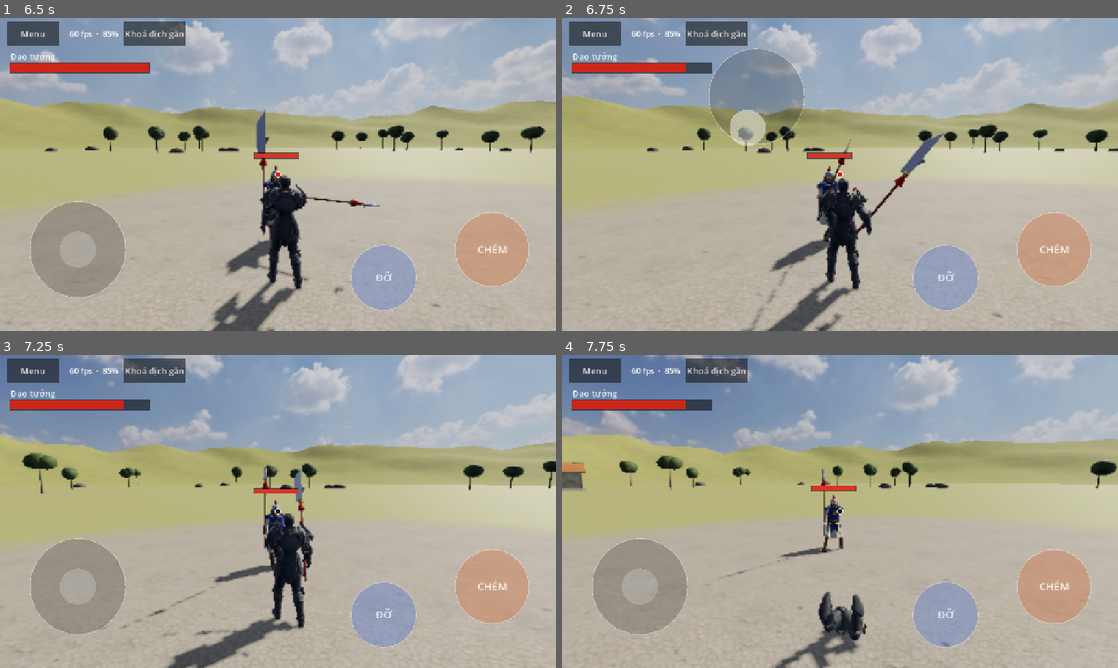
Above: before the commit, frames 1-4 (two rows, left to right).
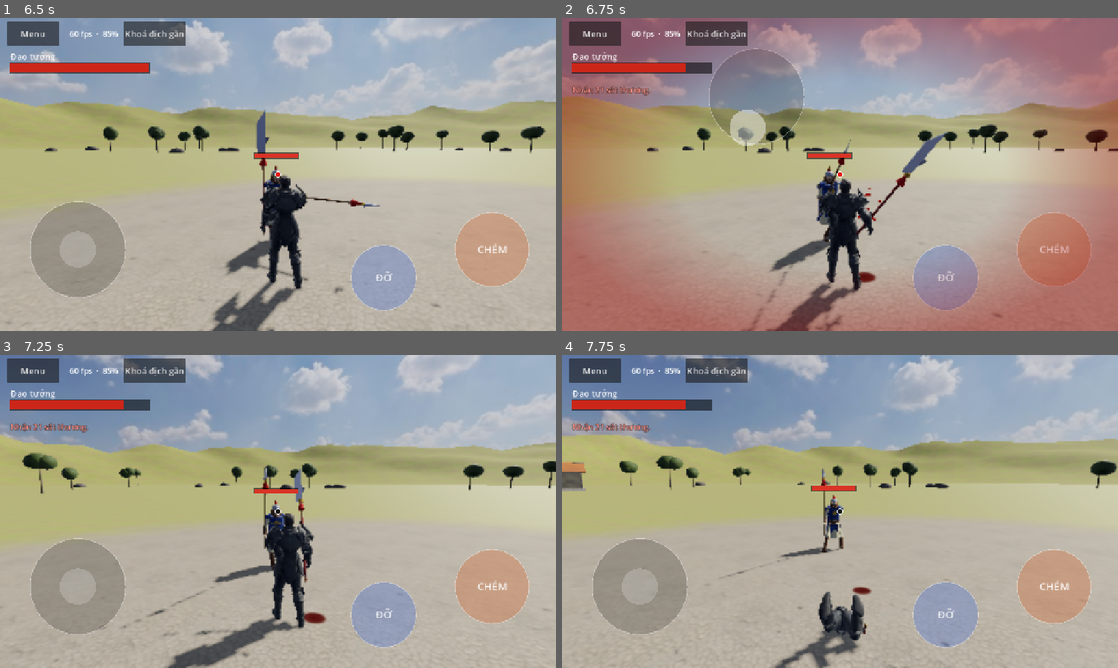
Above: after the commit, the same moments.

Repository: quanace11/MountBladeMobile
Game: Godot game, scene res://scenes/match.tscn
Two runs of this game, one before a commit and one after it. Both use one fixed random seed, a clock stepped at 60 frames per second and the inputs below. This scene is started directly instead of the project's main scene.
Inputs (mouse positions are in pixels of both pictures, inside the frame that each line leads up to):
- Up to frame 1 (6.5 s): click "Tự xoay" at 0.5 s; move the mouse to (400, 158) at 1.27 s; hold Right 1.28-2 s; tap I at 1.35, 5.85 s; click (400, 158) at 1.42 s; tap Space at 1.52, 4.52 s; drag from (166, 190) to (250, 237) at 2.02 s; move the mouse to (333, 105) at 2.77 s; hold Right 2.78-3.5 s; tap J at 2.85 s; drag from (250, 237) to (111, 127) at 3.52 s; move the mouse to (444, 221) at 4.27 s; hold Left 4.28-5 s; hold Q 4.28-5 s; drag from (111, 127) to (194, 96) at 5.02 s; move the mouse to (305, 174) at 5.77 s; hold Down from 5.78 s (still down); click (305, 174) at 5.92 s
- Up to frame 2 (6.75 s): release Down at 6.5 s; drag from (756, 96) to (728, 190) at 6.52 s
- Up to frame 3 (7.25 s): no input
- Up to frame 4 (7.75 s): move the mouse to (962, 495) at 7.27 s; hold Up from 7.28 s (still down); tap J at 7.35 s; tap Space at 7.52 s

Frame 1 is identical in both runs. In frame 2, 54% of the frame differs, in the area x 0-100%, y 0-100%; in frame 3, 0.4%; in frame 4, 0.3%.

Commit message:
Hiệu ứng bị thương, bị giết kiểu Mount & Blade 2
- Trúng đòn: thân trên giật theo hướng lưỡi vũ khí, người xô lùi nửa bước rồi
  hồi lại; máu phụt theo hướng chém, nhiều theo sát thương, vệt máu trên đất.
- Chết: khuỵu gối rồi đổ theo hướng đòn, nảy nhẹ khi chạm đất; vũ khí văng
  khỏi tay rơi xuống nằm trên đất; vũng máu loang dần dưới xác.
- Âm thanh tạo bằng code: tiếng rên khi trúng (3 kiểu), tiếng hét khi chết,
  tiếng thân và giáp ngã xuống đất.
- HUD: viền đỏ khi người chơi trúng đòn, viền đỏ mờ khi máu dưới 35%; dòng
  báo sát thương gây/nhận và ai hạ ai như Bannerlord; bảng kết thúc hiện sau
  2,5 giây.

Co-Authored-By: Claude Opus 5.5 <noreply@anthropic.com>
Claude-Session: https://claude.ai/code/session_01QffKCiTfakvzQeGmkV1Yqv

Diff:
--- a/src/audio/audio_director.gd
+++ b/src/audio/audio_director.gd
@@ -10,6 +10,8 @@
 var _guard_break: AudioStream
 var _hit: AudioStream
 var _death: AudioStream
+var _grunts: Array[AudioStream] = []
+var _fall: AudioStream
 var _players: Array[AudioStreamPlayer] = []
 var _next := 0
 
@@ -26,7 +28,11 @@
 	_parry = cfg.parry if cfg.parry else SfxSynth.clang(1250.0, 0.45, 7)
 	_guard_break = cfg.block if cfg.block else SfxSynth.clang(520.0, 0.3, 11)
 	_hit = cfg.hit if cfg.hit else SfxSynth.thud()
-	_death = cfg.death if cfg.death else _hit
+	_death = cfg.death if cfg.death else SfxSynth.voice(330.0, 120.0, 0.85, 700.0, 1150.0, 9)
+	# Vài tiếng rên khác nhau để không lặp đều.
+	for k in 3:
+		_grunts.append(SfxSynth.voice(190.0 + 25.0 * k, 120.0 + 10.0 * k, 0.24 + 0.04 * k, 520.0 + 60.0 * k, 1000.0, 6 + k))
+	_fall = SfxSynth.body_fall()
 	EventBus.sim_event.connect(_on_event)
 
 
@@ -44,8 +50,13 @@
 		&"blocked": _play(_block)
 		&"parried": _play(_parry, 2.0)
 		&"guard_broken": _play(_guard_break, 2.0)
-		&"hit": _play(_hit)
-		&"died": _play(_death, 0.0, 0.7)
+		&"hit":
+			_play(_hit)
+			_play(_grunts[randi() % _grunts.size()], -5.0)
+		&"died":
+			_play(_death, -2.0)
+			# Thân chạm đất sau khi khuỵu và đổ.
+			get_tree().create_timer(0.75).timeout.connect(_play.bind(_fall, 0.0, 1.0))
 
 
 func _play(stream: AudioStream, gain_db: float = 0.0, pitch: float = 1.0) -> void:
--- a/src/audio/sfx_synth.gd
+++ b/src/audio/sfx_synth.gd
@@ -50,6 +50,60 @@
 	return _to_wav(data, 0.85)
 
 
+## Tiếng người: chuỗi xung thanh môn (cao độ f0 trượt từ f_start xuống f_end), lọc qua hai
+## formant để thành nguyên âm "ư/a", thêm hơi thở. Dùng cho tiếng rên khi trúng đòn và tiếng hét khi chết.
+static func voice(f_start: float, f_end: float, dur: float, f1: float, f2: float, seed: int = 4) -> AudioStreamWAV:
+	var rng := RandomNumberGenerator.new()
+	rng.seed = seed
+	var n := int(RATE * dur)
+	var data := PackedFloat32Array()
+	data.resize(n)
+	var phase := 0.0
+	var r1 := [0.0, 0.0]
+	var r2 := [0.0, 0.0]
+	var c1 := _resonator(f1, 90.0)
+	var c2 := _resonator(f2, 120.0)
+	for i in n:
+		var x := float(i) / n
+		var f0 := lerpf(f_start, f_end, x * x) * (1.0 + 0.02 * sin(TAU * 5.5 * x * dur))
+		phase = fmod(phase + f0 / RATE, 1.0)
+		# Xung thanh môn: dốc lên rồi tắt nhanh, giàu hoạ âm như dây thanh.
+		var src := (1.0 - phase) * (1.0 - phase) - 0.33 + rng.randf_range(-0.25, 0.25)
+		var y1: float = src + c1[0] * r1[0] + c1[1] * r1[1]
+		r1[1] = r1[0]; r1[0] = y1
+		var y2: float = src + c2[0] * r2[0] + c2[1] * r2[1]
+		r2[1] = r2[0]; r2[0] = y2
+		var env := minf(1.0, x * dur / 0.02) * pow(1.0 - x, 1.5)
+		data[i] = (y1 + 0.6 * y2) * env
+	return _to_wav(data, 0.7)
+
+
+static func _resonator(f: float, bw: float) -> Array:
+	var r := exp(-PI * bw / RATE)
+	return [2.0 * r * cos(TAU * f / RATE), -r * r]
+
+
+## Thân người ngã xuống đất: tiếng đục trầm, giáp lá va lách cách.
+static func body_fall(seed: int = 5) -> AudioStreamWAV:
+	var rng := RandomNumberGenerator.new()
+	rng.seed = seed
+	var n := int(RATE * 0.5)
+	var data := PackedFloat32Array()
+	data.resize(n)
+	var lp := 0.0
+	var rattles := [0.0, 0.035, 0.07, 0.12]
+	for i in n:
+		var t := float(i) / RATE
+		lp += (rng.randf_range(-1, 1) - lp) * 0.08
+		var v := sin(TAU * 58.0 * t) * exp(-t / 0.09) * 1.4 + lp * 3.0 * exp(-t / 0.06)
+		for k in rattles.size():
+			var dt: float = t - rattles[k]
+			if dt >= 0.0:
+				v += 0.25 * sin(TAU * (1900.0 + 400.0 * k) * dt) * exp(-dt / 0.015)
+		data[i] = v
+	return _to_wav(data, 0.9)
+
+
 ## Vung vũ khí: nhiễu lọc, to dần rồi nhỏ dần, tần số quét lên rồi xuống.
 static func whoosh(seed: int = 3) -> AudioStreamWAV:
 	var rng := RandomNumberGenerator.new()
--- a/src/core/match_runner.gd
+++ b/src/core/match_runner.gd
@@ -156,11 +156,39 @@
 			(views[e["target"]] as FighterView).jolt(1.6)
 			_shake_if_player(e, ConfigDB.game.camera_shake_hit)
 		&"hit":
-			vfx.blood(_contact_point(e))
-			(views[e["target"]] as FighterView).flash()
+			var blow := _blow_dir(e["id"], e["target"], int(e["dir"]))
+			var strength := clampf(float(e.get("damage", 30.0)) / 30.0, 0.5, 2.0)
+			vfx.blood(_contact_point(e), blow, strength)
+			var tv := views[e["target"]] as FighterView
+			tv.flash()
+			tv.hit_react(blow, strength)
 			_shake_if_player(e, ConfigDB.game.camera_shake_hit)
+		&"died":
+			var by: int = e.get("by", -1)
+			var dead := sim.state.get_fighter(e["id"])
+			var killer := sim.state.get_fighter(by)
+			var blow := _blow_dir(by, e["id"], killer.attack_dir if killer else Dir.UP) if killer else Vector3.BACK
+			(views[e["id"]] as FighterView).die(blow)
+			# Vũng máu loang dần dưới chỗ thân ngã xuống.
+			var at := dead.pos + Vector2(blow.x, blow.z).normalized() * 0.9
+			vfx.splat(at, 1.6, 2.0)
 		&"match_over":
 			EventBus.match_over.emit(e["winner"])
+
+
+## Hướng lưỡi vũ khí đi khi trúng (thế giới): từ người chém về người bị chém; chém ngang thì
+## lệch thêm sang bên mà lưỡi quét tới (chém từ phải quét sang trái của người chém).
+func _blow_dir(attacker_id: int, target_id: int, dir: int) -> Vector3:
+	var a := sim.state.get_fighter(attacker_id)
+	var t := sim.state.get_fighter(target_id)
+	if a == null or t == null:
+		return Vector3.BACK
+	var v := (t.pos - a.pos).normalized()
+	match dir:
+		Dir.RIGHT: v -= a.right() * 0.9
+		Dir.LEFT: v += a.right() * 0.9
+	v = v.normalized()
+	return Vector3(v.x, 0.0, v.y)
 
 
 func _contact_point(e: Dictionary) -> Vector3:
--- a/src/ui/hud.gd
+++ b/src/ui/hud.gd
@@ -13,6 +13,14 @@
 var _end_label: Label
 ## Thanh thể lực nháy đỏ khi bấm chém/lăn mà không đủ thể lực.
 var _stamina_flash := 0.0
+## Viền đỏ khi bị chém trúng; máu thấp thì viền đỏ mờ luôn hiện.
+var _hurt_flash := 0.0
+var _vignette: GradientTexture2D
+## Dòng báo như Bannerlord: "Gây 45 sát thương." dưới thanh máu, "A đã hạ B" ở góc phải trên.
+## Mỗi dòng: [chữ, màu, thời gian còn lại].
+var _damage_log: Array = []
+var _kill_feed: Array = []
+const LOG_TIME := 3.5
 
 
 func setup(p_runner: MatchRunner, p_quality: QualityManager) -> void:
@@ -61,8 +69,33 @@
 
 
 func _on_sim_event(e: Dictionary) -> void:
-	if e["type"] == &"no_stamina" and e["id"] == runner.player_id:
-		_stamina_flash = 1.0
+	var me := runner.player_id
+	match e["type"]:
+		&"no_stamina":
+			if e["id"] == me:
+				_stamina_flash = 1.0
+		&"hit":
+			var dmg := roundi(float(e.get("damage", 0.0)))
+			if e["target"] == me:
+				_hurt_flash = 1.0
+				_push(_damage_log, "Nhận %d sát thương." % dmg, Color(1.0, 0.55, 0.5), 4)
+			elif e["id"] == me:
+				_push(_damage_log, "Gây %d sát thương." % dmg, Color(1.0, 0.95, 0.8), 4)
+		&"died":
+			var by := runner.sim.state.get_fighter(e.get("by", -1))
+			var dead := runner.sim.state.get_fighter(e["id"])
+			if dead == null:
+				return
+			var killer := "?" if by == null else ("Bạn" if by.id == me else by.def.display_name)
+			var victim := "bạn" if dead.id == me else dead.def.display_name
+			var col := Color(0.6, 1.0, 0.6) if by != null and by.team == runner.player().team else Color(1.0, 0.5, 0.45)
+			_push(_kill_feed, "%s đã hạ %s" % [killer, victim], col, 5)
+
+
+func _push(list: Array, text: String, color: Color, keep: int) -> void:
+	list.push_front([text, color, LOG_TIME])
+	if list.size() > keep:
+		list.pop_back()
 
 
 func _button(text: String) -> Button:
@@ -105,7 +138,14 @@
 	box.add_child(menu)
 
 
+## Chờ một lúc cho thấy người cuối cùng ngã xuống rồi mới hiện bảng kết thúc.
+const END_PANEL_DELAY := 2.5
+
+
 func _on_match_over(winner_team: int) -> void:
+	await get_tree().create_timer(END_PANEL_DELAY).timeout
+	if not is_inside_tree():
+		return
 	_end_label.text = "THẮNG!" if winner_team == 0 else "THUA"
 	_end_panel.visible = true
 	_end_panel.reset_size()
@@ -114,6 +154,12 @@
 
 func _process(delta: float) -> void:
 	_stamina_flash = maxf(0.0, _stamina_flash - delta * 2.5)
+	_hurt_flash = maxf(0.0, _hurt_flash - delta * 2.2)
+	for list in [_damage_log, _kill_feed]:
+		for line in list:
+			line[2] -= delta
+		while not list.is_empty() and list.back()[2] <= 0.0:
+			list.pop_back()
 	_fps_label.text = "%d fps  ·  %d%%" % [Engine.get_frames_per_second(), roundi(quality.scale * 100.0)]
 	queue_redraw()
 
@@ -122,6 +168,7 @@
 	if runner == null:
 		return
 	var p := runner.player()
+	_draw_vignette(p)
 	_draw_bar(Vector2(24, 104), Vector2(320, 22), p.hp / p.def.max_hp, Color(0.8, 0.15, 0.1))
 	var stamina := runner.sim.ctx.rules.use_stamina
 	if stamina:
@@ -131,6 +178,8 @@
 	draw_string(_font, Vector2(24, 96), p.def.display_name, HORIZONTAL_ALIGNMENT_LEFT, -1, 20, Color.WHITE)
 
 	_draw_crosshair(p)
+	_draw_log(_damage_log, Vector2(24, 172), HORIZONTAL_ALIGNMENT_LEFT)
+	_draw_log(_kill_feed, Vector2(get_viewport_rect().size.x - 24, 96), HORIZONTAL_ALIGNMENT_RIGHT)
 
 	var cam := get_viewport().get_camera_3d()
 	if cam == null:
@@ -173,3 +222,36 @@
 		Dir.LEFT: pos = c + Vector2(-size.x * 0.2, 0)
 		Dir.RIGHT: pos = c + Vector2(size.x * 0.2, 0)
 	draw_circle(pos, 18, Color(1, 0.2, 0.1, 0.7))
+
+
+## Viền đỏ quanh màn hình: chớp khi bị trúng, mờ mờ khi còn dưới 35% máu.
+func _draw_vignette(p: FighterState) -> void:
+	var low := clampf(1.0 - p.hp / (p.def.max_hp * 0.35), 0.0, 1.0) * 0.45 if p.is_alive() else 0.0
+	var a := maxf(_hurt_flash * 0.85, low)
+	if a <= 0.01:
+		return
+	if _vignette == null:
+		var g := Gradient.new()
+		g.set_color(0, Color(0.6, 0.0, 0.0, 0.0))
+		g.set_color(1, Color(0.6, 0.0, 0.0, 0.9))
+		g.add_point(0.55, Color(0.6, 0.0, 0.0, 0.0))
+		_vignette = GradientTexture2D.new()
+		_vignette.gradient = g
+		_vignette.fill = GradientTexture2D.FILL_RADIAL
+		_vignette.fill_from = Vector2(0.5, 0.5)
+		_vignette.fill_to = Vector2(1.05, 0.5)
+		_vignette.width = 64
+		_vignette.height = 64
+	draw_texture_rect(_vignette, Rect2(Vector2.ZERO, get_viewport_rect().size), false, Color(1, 1, 1, a))
+
+
+## Các dòng báo, dòng mới nhất ở trên, mờ dần trong giây cuối.
+func _draw_log(list: Array, origin: Vector2, align: HorizontalAlignment) -> void:
+	var y := origin.y
+	for line in list:
+		var col: Color = line[1]
+		col.a = clampf(float(line[2]), 0.0, 1.0)
+		var x := origin.x - 420.0 if align == HORIZONTAL_ALIGNMENT_RIGHT else origin.x
+		draw_string_outline(_font, Vector2(x, y), line[0], align, 420.0, 18, 4, Color(0, 0, 0, col.a * 0.7))
+		draw_string(_font, Vector2(x, y), line[0], align, 420.0, 18, col)
+		y += 24.0
--- a/src/view/fighter_view.gd
+++ b/src/view/fighter_view.gd
@@ -61,6 +61,17 @@
 var _run := 0.0
 var _local_vel := Vector2.ZERO
 var _death_t := 0.0
+## Bị chém trúng (như Bannerlord): người giật theo hướng lưỡi vũ khí đi rồi hồi lại.
+## (ngả, xoay, nghiêng) của thân trên (radian) và độ xô của cả người (mét, toạ độ thân).
+var _react := Vector3.ZERO
+var _react_push := Vector3.ZERO
+## Hướng ngã khi chết (toạ độ thân: x phải, z sau).
+var _fall_dir := Vector3(0, 0, 1)
+## Vũ khí rơi khỏi tay khi chết.
+var _dropped: Node3D
+var _drop_vel := Vector3.ZERO
+var _drop_spin := Vector3.ZERO
+var _drop_landed := false
 var _twist := 0.0
 var _lean := 0.0
 
@@ -329,15 +340,18 @@
 	position = Vector3(p.x, 0.0, p.y)
 	rotation.y = lerp_angle(prev_yaw, cur.yaw, alpha)
 
+	var rk := 1.0 - exp(-7.0 * delta)
+	_react = _react.lerp(Vector3.ZERO, rk)
+	_react_push = _react_push.lerp(Vector3.ZERO, rk)
 	if cur.state == S.DEAD:
-		_death_t = minf(1.0, _death_t + delta / maxf(0.01, poses.death_fall_time))
-		_body.rotation.x = lerpf(0.0, deg_to_rad(82.0), ease(_death_t, 0.4))
 		_gait_amount = 0.0
+		_update_gait(cur, delta)
+		_update_death(delta)
 	else:
 		_update_roll(cur, alpha)
 		_update_hand_pose(cur, delta)
 		_update_torso(cur, delta)
-	_update_gait(cur, delta)
+		_update_gait(cur, delta)
 	_update_limbs()
 
 	_jolt = maxf(0.0, _jolt - delta * 6.0)
@@ -351,6 +365,67 @@
 ## Bị chém trúng: giáp chớp sáng.
 func flash() -> void:
 	_flash = 1.0
+
+
+## Bị chém trúng: blow là hướng lưỡi vũ khí đi (toạ độ thế giới). Đòn từ trước thì ngửa ra sau,
+## đòn ngang thì nghiêng, xoay người theo hướng chém, xô lùi nửa bước.
+func hit_react(blow: Vector3, strength: float = 1.0) -> void:
+	var l := global_transform.basis.inverse() * blow
+	l.y = 0.0
+	if l.length() < 0.001:
+		return
+	l = l.normalized()
+	_react = Vector3(l.z * 0.5, -l.x * 0.35, -l.x * 0.4) * strength
+	_react_push = l * 0.14 * strength
+
+
+## Chết: khuỵu gối rồi đổ theo hướng đòn chém, vũ khí văng khỏi tay.
+func die(blow: Vector3) -> void:
+	var l := global_transform.basis.inverse() * blow
+	l.y = 0.0
+	_fall_dir = l.normalized() if l.length() > 0.01 else Vector3(0, 0, 1)
+	_death_t = 0.0
+	_drop_weapon()
+
+
+func _drop_weapon() -> void:
+	if _weapon == null or _dropped != null or get_parent() == null:
+		return
+	var g := _weapon.global_transform
+	_weapon.get_parent().remove_child(_weapon)
+	get_parent().add_child(_weapon)
+	_weapon.global_transform = g
+	_dropped = _weapon
+	var side := Vector3(randf_range(-0.4, 0.4), 0, 0) + _fall_dir * 0.6
+	_drop_vel = global_transform.basis * Vector3(side.x, 1.6, side.z)
+	_drop_spin = Vector3(randf_range(2.0, 4.0), randf_range(-2.0, 2.0), randf_range(-3.0, 3.0))
+
+
+## Ngã: 0..0,25 khuỵu gối, 0,25..1 đổ người (nhanh dần như rơi), sau đó nảy nhẹ khi chạm đất.
+func _update_death(delta: float) -> void:
+	_death_t += delta / maxf(0.01, poses.death_fall_time * 1.5)
+	var buckle := smoothstep(0.0, 0.25, _death_t)
+	var f := clampf((_death_t - 0.2) / 0.8, 0.0, 1.0)
+	var angle := deg_to_rad(86.0) * f * f
+	if _death_t > 1.0:
+		angle -= deg_to_rad(6.0) * sin(PI * minf(1.0, (_death_t - 1.0) / 0.25)) * maxf(0.0, 1.0 - (_death_t - 1.0))
+	var axis := Vector3.UP.cross(_fall_dir).normalized()
+	_body.transform = Transform3D(Basis(axis, angle) * Basis.from_scale(_body_scale), Vector3(0, -0.12 * buckle * (1.0 - f), 0))
+	_pelvis.position.y -= 0.32 * buckle * (1.0 - f * 0.6)
+	_chest.rotation = Vector3(0.4 * buckle, 0.0, 0.0)
+	_head.rotation = Vector3(0.5 * buckle, 0.0, 0.0)
+	_hand.position = _hand.position.lerp(Vector3(0.28, 0.7, -0.15), 1.0 - exp(-6.0 * delta))
+	_left_hand_target = _left_hand_target.lerp(Vector3(-0.28, 0.7, -0.1), 1.0 - exp(-6.0 * delta))
+	if _dropped and not _drop_landed:
+		_drop_vel.y -= 9.8 * delta
+		_dropped.global_position += _drop_vel * delta
+		_dropped.rotate_object_local(Vector3.RIGHT, _drop_spin.x * delta)
+		_dropped.rotate_object_local(Vector3.FORWARD, _drop_spin.z * delta)
+		if _dropped.global_position.y <= 0.06 and _drop_vel.y < 0.0:
+			_drop_landed = true
+			var p := _dropped.global_position
+			# Nằm phẳng trên đất, giữ hướng xoay ngang hiện tại.
+			_dropped.global_transform = Transform3D(Basis(Vector3.UP, _dropped.global_rotation.y) * Basis(Vector3.RIGHT, PI * 0.5), Vector3(p.x, 0.06, p.z))
 
 
 ## Đỡ được đòn: tay cầm vũ khí bị đẩy lùi một chút rồi giữ lại thế đỡ, không chớp như bị trúng.
@@ -394,7 +469,7 @@
 ## Lăn né: cả người lộn một vòng quanh hông theo hướng lăn.
 func _update_roll(cur: FighterState, alpha: float) -> void:
 	if cur.state != S.DODGE:
-		_body.transform = Transform3D(Basis.from_scale(_body_scale), Vector3.ZERO)
+		_body.transform = Transform3D(Basis.from_scale(_body_scale), _react_push)
 		return
 	var t := clampf((cur.state_ticks + alpha) / maxf(1.0, cur.state_duration), 0.0, 1.0)
 	var d := Basis(Vector3.UP, -rotation.y) * Vector3(cur.dodge_dir.x, 0.0, cur.dodge_dir.y)
@@ -440,8 +515,8 @@
 	var k := 1.0 - exp(-poses.blend_speed * delta)
 	_twist = lerpf(_twist, twist, k)
 	_lean = lerpf(_lean, lean, k)
-	_chest.rotation = Vector3(_lean, _twist, 0.0)
-	_head.rotation = Vector3(-_lean * 0.5, -_twist * 0.6, 0.0)
+	_chest.rotation = Vector3(_lean + _react.x, _twist + _react.y, _react.z)
+	_head.rotation = Vector3(-_lean * 0.5 + _react.x * 0.6, -_twist * 0.6, -_react.z * 0.3)
 
 
 ## Bước chân: tính theo vận tốc trong hệ toạ độ của nhân vật nên đi ngang, đi lùi đều đúng chân.
@@ -461,7 +536,8 @@
 	var bob := lerpf(0.025, 0.045, _run) * (0.5 + 0.5 * cos(2.0 * _gait - PI * _duty())) * _gait_amount
 	_pelvis.position.y = HIP_HEIGHT - 0.03 - poses.run_crouch * _run * _gait_amount - bob
 	# Chạy thì người đổ về trước.
-	_chest.rotation.x = _lean - deg_to_rad(poses.run_lean_deg) * _run * _gait_amount * _forwardness()
+	if cur.state != S.DEAD:
+		_chest.rotation.x = _lean + _react.x - deg_to_rad(poses.run_lean_deg) * _run * _gait_amount * _forwardness()
 	if _cape_mat:
 		_cape_mat.set_shader_parameter("sway", clampf(-_local_vel.y * 0.07, -0.1, 0.4))
 
@@ -544,7 +620,7 @@
 		_shield.rotation = Vector3(0.1, _twist * 0.5, 0.0)
 
 	if _rig:
-		_rig.pose(HIP_HEIGHT - _pelvis.position.y, _pelvis.rotation.y, Vector3(_chest.rotation.x, _twist, 0.0), Vector3(-_lean * 0.5, -_twist * 0.6, 0.0),
+		_rig.pose(HIP_HEIGHT - _pelvis.position.y, _pelvis.rotation.y, _chest.rotation, _head.rotation,
 			{1: _hand.position, -1: l_hand}, {1: Vector3(0.4, -0.6, 0.5), -1: Vector3(-0.4, -0.6, 0.5)}, feet, knee_poles, foot_pitch)
 
 
--- a/src/view/vfx_pool.gd
+++ b/src/view/vfx_pool.gd
@@ -1,6 +1,7 @@
 class_name VfxPool
 extends Node3D
-## Đỡ: chớp sáng + tia lửa văng ở chỗ hai binh khí chạm nhau. Trúng: máu.
+## Đỡ: chớp sáng + tia lửa văng ở chỗ hai binh khí chạm nhau. Trúng: máu phụt theo hướng lưỡi
+## vũ khí và vệt máu trên đất; chết: vũng máu loang dần dưới xác.
 ## Tạo sẵn và dùng lại, không tạo mới giữa trận.
 
 const FLASH_TIME := 0.18
@@ -16,16 +17,53 @@
 var _next_spark := 0
 var _next_blood := 0
 var _next_flash := 0
+## Vệt máu trên đất: tấm phẳng dùng lại vòng tròn, mỗi tấm loang tới cỡ đích.
+const SPLATS := 16
+var _splats: Array[MeshInstance3D] = []
+var _splat_size: Array[float] = []
+var _splat_t: Array[float] = []
+var _splat_time: Array[float] = []
+var _next_splat := 0
 
 
 func setup(max_vfx: int) -> void:
 	var n := maxi(2, max_vfx / 2)
 	for i in n:
 		_sparks.append(_make_sparks())
-		_blood.append(_make(Color(0.6, 0.02, 0.02), 14, 2.5))
+		_blood.append(_make_blood())
 		_flashes.append(_make_flash())
 		_flash_t.append(0.0)
 		_flash_size.append(1.0)
+	var splat_mat := StandardMaterial3D.new()
+	splat_mat.shading_mode = BaseMaterial3D.SHADING_MODE_UNSHADED
+	splat_mat.transparency = BaseMaterial3D.TRANSPARENCY_ALPHA
+	splat_mat.albedo_color = Color(0.26, 0.0, 0.0, 0.9)
+	# Vệt máu: đặc ở giữa, mép mờ nhanh.
+	var sg := Gradient.new()
+	sg.set_color(0, Color(1, 1, 1, 1))
+	sg.set_color(1, Color(1, 1, 1, 0))
+	sg.add_point(0.7, Color(1, 1, 1, 0.9))
+	var stex := GradientTexture2D.new()
+	stex.gradient = sg
+	stex.fill = GradientTexture2D.FILL_RADIAL
+	stex.fill_from = Vector2(0.5, 0.5)
+	stex.fill_to = Vector2(1.0, 0.5)
+	stex.width = 64
+	stex.height = 64
+	splat_mat.albedo_texture = stex
+	var plane := PlaneMesh.new()
+	plane.size = Vector2.ONE
+	plane.material = splat_mat
+	for i in SPLATS:
+		var m := MeshInstance3D.new()
+		m.mesh = plane
+		m.cast_shadow = GeometryInstance3D.SHADOW_CASTING_SETTING_OFF
+		m.visible = false
+		add_child(m)
+		_splats.append(m)
+		_splat_size.append(0.0)
+		_splat_t.append(1.0)
+		_splat_time.append(1.0)
 	_light = OmniLight3D.new()
 	_light.light_color = Color(1.0, 0.85, 0.55)
 	_light.omni_range = 4.0
@@ -60,6 +98,17 @@
 	return p
 
 
+## Máu: giọt đỏ sẫm phụt thành tia theo hướng lưỡi vũ khí rồi rơi xuống.
+func _make_blood() -> CPUParticles3D:
+	var p := _make(Color(0.5, 0.01, 0.01), 26, 4.0)
+	p.lifetime = 0.6
+	p.spread = 28.0
+	p.scale_amount_min = 0.6
+	p.scale_amount_max = 1.6
+	(p.mesh as QuadMesh).size = Vector2(0.045, 0.045)
+	return p
+
+
 ## Tia lửa: hạt sáng cộng màu, văng mọi hướng, nguội dần từ trắng sang cam.
 func _make_sparks() -> CPUParticles3D:
 	var p := _make(Color.WHITE, 36, 7.0)
@@ -148,9 +197,32 @@
 	_light.visible = true
 
 
-func blood(at: Vector3) -> void:
-	_play(_blood[_next_blood], at)
+## blow: hướng lưỡi vũ khí đi (thế giới). strength: theo sát thương.
+func blood(at: Vector3, blow: Vector3 = Vector3.ZERO, strength: float = 1.0) -> void:
+	var p := _blood[_next_blood]
 	_next_blood = (_next_blood + 1) % _blood.size()
+	p.direction = (blow.normalized() + Vector3(0, 0.45, 0)).normalized() if blow.length() > 0.01 else Vector3.UP
+	p.amount = clampi(int(26 * strength), 10, 40)
+	_play(p, at)
+	# Máu bắn xuống đất phía sau người bị chém.
+	var ground := at + blow.normalized() * 0.6
+	splat(Vector2(ground.x, ground.z), randf_range(0.35, 0.6) * sqrt(strength), 0.25)
+
+
+## Vệt máu trên đất ở pos (x, z), loang tới cỡ size (mét) trong grow giây.
+func splat(pos: Vector2, size: float, grow: float) -> void:
+	var i := _next_splat
+	_next_splat = (_next_splat + 1) % SPLATS
+	var m := _splats[i]
+	# Mỗi vệt cao hơn vệt trước một chút để không nhấp nháy khi chồng lên nhau.
+	m.position = Vector3(pos.x, 0.012 + 0.0004 * i, pos.y)
+	m.rotation.y = randf() * TAU
+	m.scale = Vector3(0.01, 1, 0.01)
+	m.visible = true
+	_splat_size[i] = size
+	_splat_t[i] = 0.0
+	_splat_time[i] = maxf(0.01, grow)
+	(m as Node3D).set_meta("stretch", randf_range(0.7, 1.0))
 
 
 func _play(p: CPUParticles3D, at: Vector3) -> void:
@@ -160,6 +232,12 @@
 
 
 func _process(delta: float) -> void:
+	for i in SPLATS:
+		if _splat_t[i] >= 1.0:
+			continue
+		_splat_t[i] = minf(1.0, _splat_t[i] + delta / _splat_time[i])
+		var s := _splat_size[i] * (1.0 - pow(1.0 - _splat_t[i], 3.0))
+		_splats[i].scale = Vector3(s, 1, s * float(_splats[i].get_meta("stretch", 1.0)))
 	for i in _flashes.size():
 		if _flash_t[i] <= 0.0:
 			continue
--- a/tests/test_audio.gd
+++ b/tests/test_audio.gd
@@ -18,3 +18,12 @@
 
 func test_parry_rings_longer_than_block() -> void:
 	check(SfxSynth.clang(1250.0, 0.45).data.size() > SfxSynth.clang(880.0, 0.22).data.size(), "đỡ hoàn hảo ngân lâu hơn")
+
+
+func test_voice_and_body_fall_sounds() -> void:
+	var grunt := SfxSynth.voice(200.0, 120.0, 0.25, 550.0, 1000.0)
+	var cry := SfxSynth.voice(330.0, 120.0, 0.85, 700.0, 1150.0)
+	var fall := SfxSynth.body_fall()
+	for w in [grunt, cry, fall]:
+		check((w as AudioStreamWAV).data.size() > 1000, "có dữ liệu âm thanh")
+	check(cry.get_length() > grunt.get_length(), "tiếng hét khi chết dài hơn tiếng rên")
Not shown, changed: README.md
